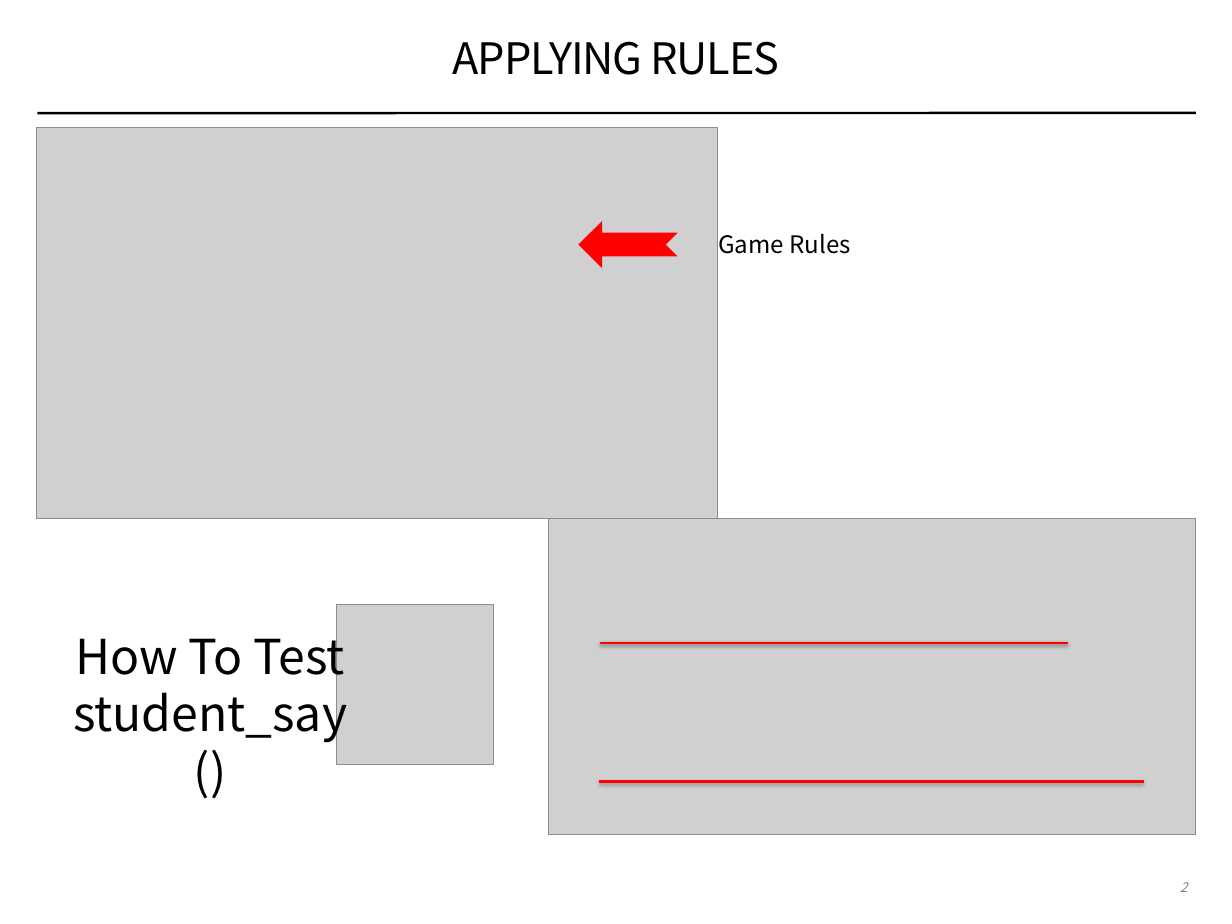
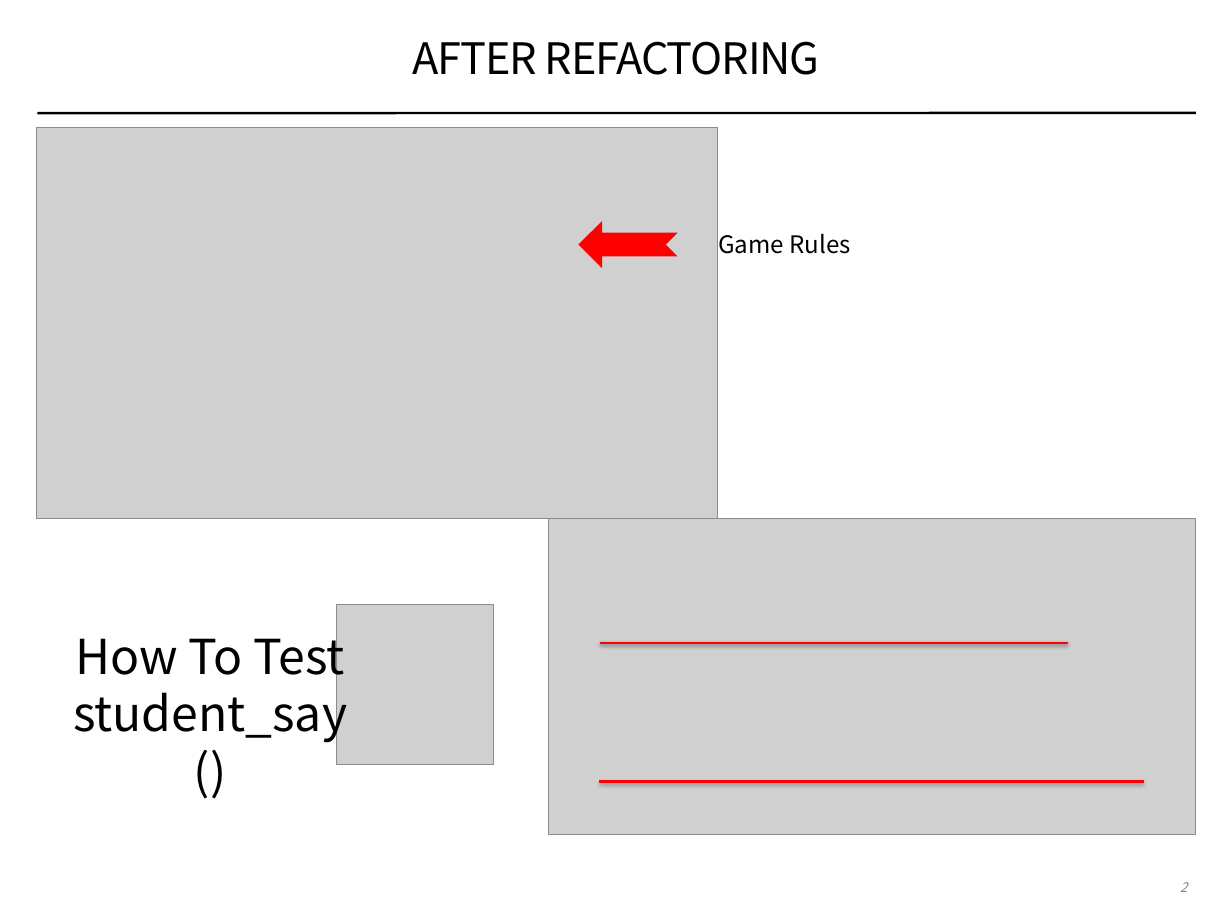
Before and after one commit to coney/c-training, a slide deck: slide 2 of UT/session2/UT Workshop 2.pptx. Drawn at 1232x924 pixels with LibreOffice and Linux fonts; fonts in the diff are those of the drawing; grey boxes stand for pictures. Boxes give left, top, right and bottom in pixels: in the first picture for what was removed or moved away, otherwise in the second. Text is boxed around its words. In the diff, an @@ line names an element or a change of style, - is before the commit and + after.

```diff
--- a/UT/session2/UT Workshop 2.pptx
+++ b/UT/session2/UT Workshop 2.pptx
@@ title at (412,41,820,75): text changed @@
-APPLYING RULES
+AFTER REFACTORING
```
Also in this commit, not shown: 1 other file.
